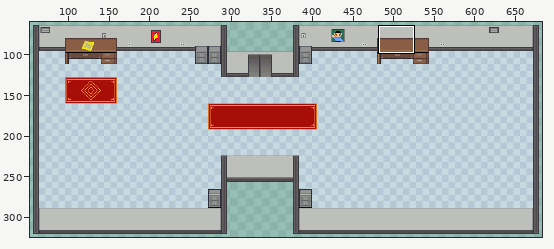
One commit to this sprite sheet: public/office.png. The first picture is a wide view before the edit; the outline marks the close-up.
Close-up. Earlier state:
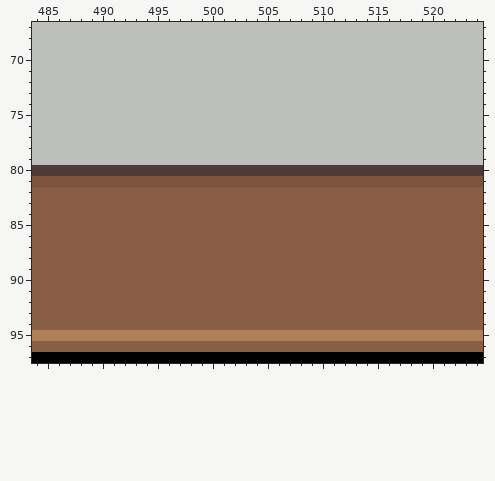
The file is 768x512 pixels. Colours within 5 levels of each other are drawn and written as one. Shown: x 484..524, y 67..97. The wide view leaves out empty margins. The commit also changed other parts of the picture, which this record leaves out.
The result:
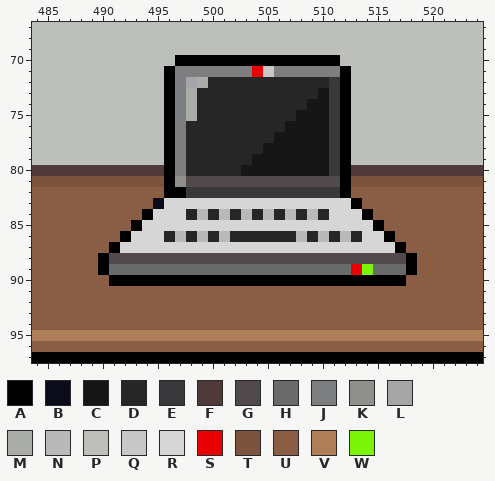
Palette (. is transparent): A #000000  B #0a0d19  C #161616  D #262626  E #39393b  F #4f3a39  G #514a4d  H #696a6a  J #7d7e7f  K #8f908c  L #a6a6a8  M #aaaca7  N #b9b9b9  P #bdc0ba  Q #c8c8c8  R #d6d6d6  S #e90000  T #7c543d  U #895e45  V #ae7f58  W #7bf407
From old to new:
Changed rows in their new state; - is an unchanged pixel.
first column x 490:
70 -------AAAAAAAAAAAAAAA-------
71 ------AJJJJJJJSQJJJJJJA------
72 ------AJLMDDDDDDDDDDDEA------
73 ------AJMDDDDDDDDDDDCEA------
74 ------AJMDDDDDDDDDDCCEA------
75 ------AJMDDDDDDDDDCCCEA------
76 ------AJDDDDDDDDDCCCCEA------
77 ------AJDDDDDDDDCCCCCEA------
78 ------AJDDDDDDDCCCCCCEA------
79 ------AJDDDDDDCCCCCCCEA------
80 ------AJDDDDDCCCCCCCCEA------
81 ------AKGGGGGGGGGGGGGGA------
82 ------AAEEEEEEEEEEEEEEA------
83 -----BRRRRRRRRRRRRRRRRRA-----
84 ----ARRRDNDNDNDNDNDNDRRRA----
85 ---ARRRRRRRRRRRRRRRRRRRRRA---
86 --ARRRDNDNDNDDDDDDNDNDNDRRA--
87 -ARRRRRRRRRRRRRRRRRRRRRRRRRA-
88 AGGGGGGGGGGGGGGGGGGGGGGGGGGGA
89 AHHHHHHHHHHHHHHHHHHHHHHSWHHHA
90 -AAAAAAAAAAAAAAAAAAAAAAAAAAA-
